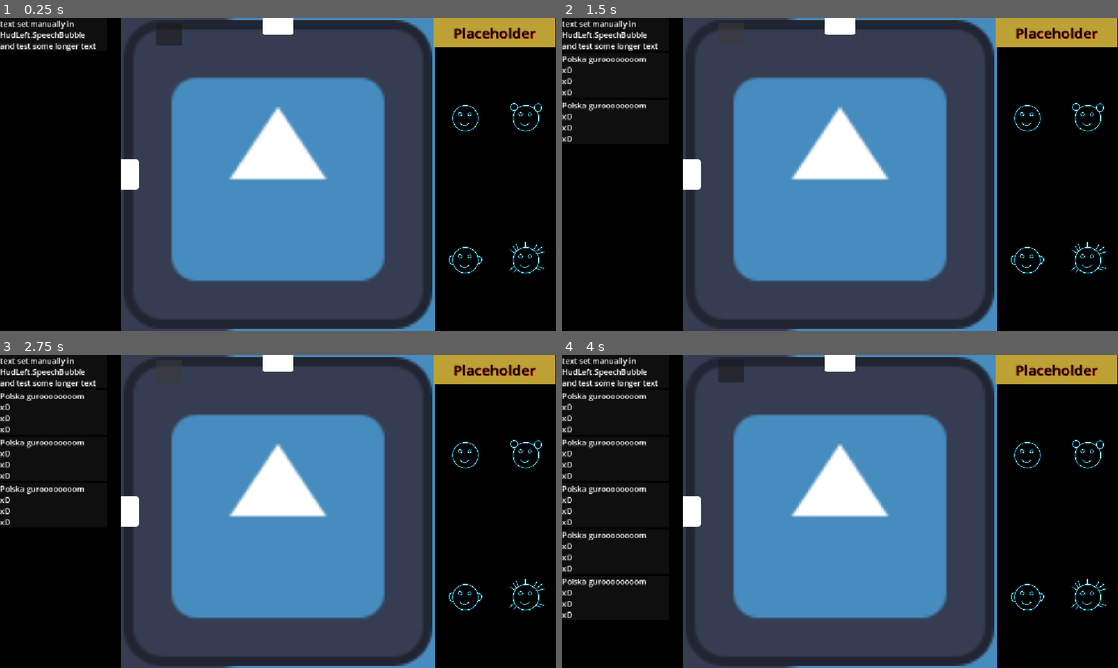
Above: before the commit, frames 1-4 (two rows, left to right).
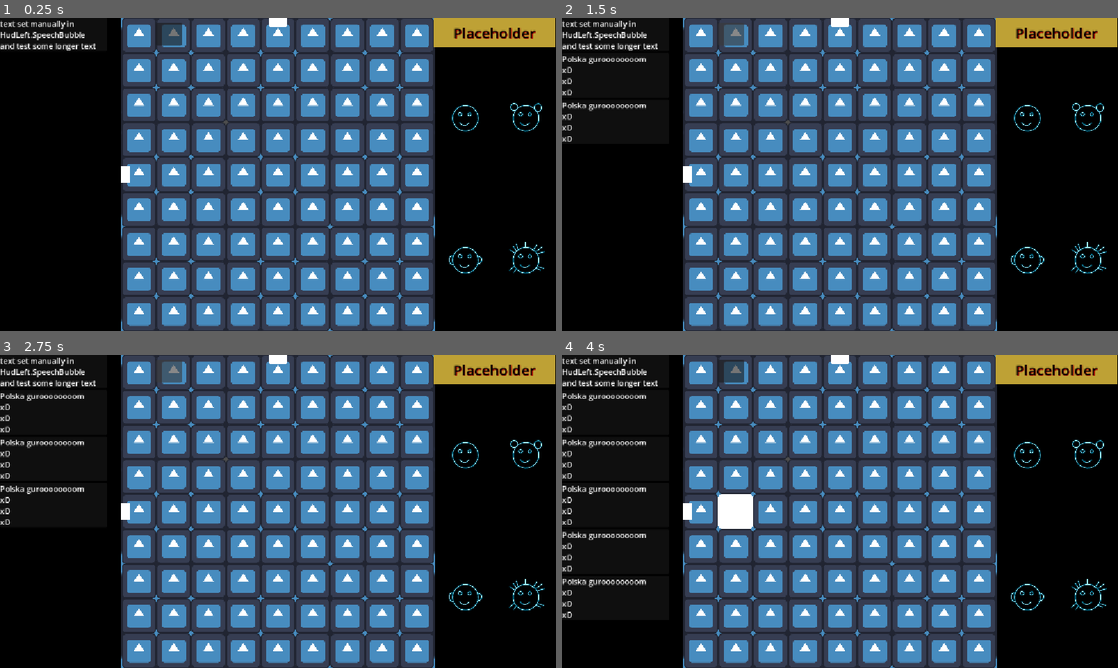
Above: after the commit, the same moments.

Repository: Wallted/ldjam-60
Game: Godot game, scene res://main.tscn
Same seed, same stepped clock (60 frames per second), same inputs: the game is played once before the commit and once after it. The engine's default icon, where the game draws it, is replaced by a stand-in: a white triangle on a blue panel in a dark square.
Inputs (mouse positions are in pixels of both pictures, inside the frame that each line leads up to):
- Up to frame 1 (0.25 s): no input
- Up to frame 2 (1.5 s): click (728, 33) at 0.5 s; click (728, 33) at 1.25 s
- Up to frame 3 (2.75 s): click (166, 370) at 2 s
- Up to frame 4 (4 s): tap Enter at 2.75 s; move the mouse to (962, 495) at 2.77 s; click (962, 495) at 2.92 s; tap Space at 3.5 s; move the mouse to (728, 527) at 3.52 s; click (728, 527) at 3.67 s

The runs differ from the first frame. In frame 1, 37% of the frame differs, in the area x 21-79%, y 0-100%; in frame 2, 37%; in frame 3, 37%; in frame 4, 37%.

Commit message:
feature: add tiles support and improve zooming logic
actually worsen it due to szpageti code

Signed-off-by: Grzegorz Choinski <grzegorzchoinski97@gmail.com>

Diff:
--- a/game/camera_2d.gd
+++ b/game/camera_2d.gd
@@ -9,10 +9,7 @@
 func _process(_delta: float) -> void:
 	pass
 
-func zoom_room(room : GameRoom, instant: bool) -> void:
-	if room.position == position:
-		return
-
+func zoom_room(room : GameRoom) -> Signal:
 	var room_size = room.get_size()
 	var viewport_size = get_viewport_rect().size
 
@@ -22,14 +19,11 @@
 	var zoom_factor = min(zoom_x, zoom_y)
 	var _zoom = Vector2(zoom_factor, zoom_factor)
 
-	if instant:
-		position = room.position
-		zoom = _zoom
+	if tween:
+		tween.kill()
 
-	if not tween or not tween.is_running():
-		if tween:
-			tween.kill()
-		tween = get_tree().create_tween().set_parallel(true)
-		tween.tween_property(self, 'position', room.position, 0.25).set_trans(Tween.TRANS_CUBIC)
-		tween.tween_property(self, 'zoom', _zoom, 0.25).set_trans(Tween.TRANS_CUBIC)
-		tween.parallel()
+	tween = get_tree().create_tween().set_parallel(true)
+	tween.tween_property(self, 'position', room.position, 0.15).set_trans(Tween.TRANS_CUBIC)
+	tween.tween_property(self, 'zoom', _zoom, 0.15).set_trans(Tween.TRANS_CUBIC)
+	tween.parallel()
+	return tween.finished
--- a/game/game.tscn
+++ b/game/game.tscn
@@ -41,17 +41,26 @@
 script = ExtResource("3_7jktm")
 
 [node name="FirstRoom3" parent="." unique_id=1382508797 instance=ExtResource("3_ryrav")]
-position = Vector2(1000, 0)
-size = Vector2(128, 128)
+scale = Vector2(1, 1)
+scale_ratio = 3
+zoom_level = 2
 doors = Array[ExtResource("4_ryrav")]([SubResource("Resource_bvpig")])
 
+[node name="FirstRoom2p5" parent="." unique_id=325990417 instance=ExtResource("3_ryrav")]
+scale_ratio = 2
+parent_offset = Vector2(2, 2)
+zoom_level = 1
+
 [node name="FirstRoom2" parent="." unique_id=707941366 instance=ExtResource("3_ryrav")]
-position = Vector2(200, 0)
-scale = Vector2(5, 5)
-size = Vector2(128, 128)
+scale = Vector2(1, 1)
+scale_ratio = 2
+parent_offset = Vector2(-2, -2)
+zoom_level = 1
 doors = Array[ExtResource("4_ryrav")]([SubResource("Resource_fc0e3")])
 
 [node name="FirstRoom1" parent="." unique_id=733392714 instance=ExtResource("3_ryrav")]
+position = Vector2(-1, 0)
 scale = Vector2(1, 1)
-size = Vector2(128, 128)
+scale_ratio = 1
+parent_offset = Vector2(-1, -1)
 doors = Array[ExtResource("4_ryrav")]([SubResource("Resource_fhkfd"), SubResource("Resource_7jktm")])
--- a/game/game_room.gd
+++ b/game/game_room.gd
@@ -1,26 +1,105 @@
 extends Node2D
 class_name GameRoom
 
-@export
-var size : Vector2
-@export
-var doors: Array[Door]
+signal request_focus
+
 @export
 var mock_is_solved: bool
 
+@export_group("Grid")
+@export
+var grid_size : int = 9
+@export
+var scale_ratio: int
+@export
+var parent_offset: Vector2
+@export
+var zoom_level: int
+@export
+var doors: Array[Door]
+
+@onready var room_area: Area2D = $RoomArea
+
+@onready
+var collision_shape_2d: CollisionShape2D = $RoomArea/CollisionShape2D
+@onready var sprite_2d: Sprite2D = $RoomArea/Sprite2D
+
+var _tile_scene = preload("res://game/tile.tscn")
+var tile_list: Array[Area2D]
+var room_size : Vector2 = Vector2(128.0, 128.0)
+
+@onready var grid: Node2D = $Grid
+
+#func _input(event: InputEvent) -> void:
+	#print(event)
+
 func _ready() -> void:
+	_setup_tiles()
+	_setup_doors()
+	(collision_shape_2d.shape as RectangleShape2D).size = room_size
+	(sprite_2d.texture as PlaceholderTexture2D).size = room_size
+	scale = Vector2.ONE * pow(3.0, scale_ratio)
+
+func _setup_tiles() -> void:
+	for i in grid_size:
+		for j in grid_size:
+			var _tile = _tile_scene.instantiate() as Area2D
+
+			var tile_size = room_size / grid_size
+			var _x = (i * tile_size.x) - room_size.x / 2.0
+			var _y = (j * tile_size.y) - room_size.y / 2.0
+			_tile.position = Vector2(_x, _y) + tile_size / 2.0
+			_tile.scale /= grid_size
+
+			_tile.mouse_entered.connect(_on_tile_mouse_entered.bind(_tile))
+			_tile.mouse_exited.connect(_on_tile_mouse_exited.bind(_tile))
+			_tile.input_pickable = false
+
+			tile_list.append(_tile)
+			grid.add_child(_tile)
+
+			j+=1
+		i+=1
+
+func _setup_doors() -> void:
+	var step = 3.0 # todo: magic number
 	for door in doors:
 		var _door_txt = Sprite2D.new()
+		_door_txt.modulate *= 10.0 # todo: remove
+		_door_txt.texture = load('res://icon.svg') # todo: remove
+		_door_txt.position -= room_size / 2.0
+		_door_txt.position += room_size / step * door.coord + room_size / (step * 2.0)
+		_door_txt.scale /= grid_size * 2.0
+		_door_txt.position += room_size / (step * 2.0) * door.side
 		add_child(_door_txt)
-		_door_txt.modulate *= 10.0
-		_door_txt.texture = load('res://icon.svg')
-		_door_txt.position -= size / 2.0
-		_door_txt.position += size / 3.0 * door.coord + size / 6.0
-		_door_txt.scale /= 10.0
-		_door_txt.position += size / 6.0 * door.side
 
 func is_solved() -> bool:
 	return mock_is_solved
 
 func get_size() -> Vector2:
-	return size * scale
+	return room_size * scale
+
+func set_focus(enabled: bool, _zoom_level) -> void:
+	room_area.input_pickable = _zoom_level == zoom_level
+	for _item in tile_list:
+		var _tile : Area2D = _item
+		_tile.input_pickable = enabled
+
+func _on_tile_mouse_entered(_tile: Area2D) -> void:
+	_tile.modulate *= 10.0 # todo: remove
+
+func _on_tile_mouse_exited(_tile: Area2D) -> void:
+	_tile.modulate /= 10.0 # todo: remove
+
+func _on_room_area_input_event(_viewport: Node, event: InputEvent, _shape_idx: int) -> void:
+	if event is InputEventMouseButton:
+		if event.button_index == MOUSE_BUTTON_LEFT and event.pressed:
+			print('pressed room %s' % name)
+			request_focus.emit()
+
+
+func _on_room_area_mouse_entered() -> void:
+	sprite_2d.material.set("shader_parameter/selected",	true);
+
+func _on_room_area_mouse_exited() -> void:
+	sprite_2d.material.set("shader_parameter/selected",	false);
--- a/game/game_room.tscn
+++ b/game/game_room.tscn
@@ -1,11 +1,34 @@
 [gd_scene format=3 uid="uid://h802i5fumcjv"]
 
 [ext_resource type="Script" uid="uid://d1qk77dax1anj" path="res://game/game_room.gd" id="1_bvpig"]
-[ext_resource type="Texture2D" uid="uid://rcf51jdb0ww7" path="res://icon.svg" id="3_5qhiv"]
+[ext_resource type="Shader" uid="uid://b3bdu0s8km4xv" path="res://game/select.gdshader" id="2_jyb1k"]
+
+[sub_resource type="RectangleShape2D" id="RectangleShape2D_hw3im"]
+
+[sub_resource type="ShaderMaterial" id="ShaderMaterial_hw3im"]
+resource_local_to_scene = true
+shader = ExtResource("2_jyb1k")
+shader_parameter/selected = false
+shader_parameter/rgb = Color(0, 0, 0, 1)
+
+[sub_resource type="PlaceholderTexture2D" id="PlaceholderTexture2D_q1pj5"]
 
 [node name="GameRoom" type="Node2D" unique_id=1382508797]
 scale = Vector2(60, 60)
 script = ExtResource("1_bvpig")
 
-[node name="MockGrid" type="Sprite2D" parent="." unique_id=1642453693]
-texture = ExtResource("3_5qhiv")
+[node name="Grid" type="Node2D" parent="." unique_id=1894364825]
+
+[node name="RoomArea" type="Area2D" parent="." unique_id=1990814139]
+z_index = 1
+
+[node name="CollisionShape2D" type="CollisionShape2D" parent="RoomArea" unique_id=150228654]
+shape = SubResource("RectangleShape2D_hw3im")
+
+[node name="Sprite2D" type="Sprite2D" parent="RoomArea" unique_id=216332683]
+material = SubResource("ShaderMaterial_hw3im")
+texture = SubResource("PlaceholderTexture2D_q1pj5")
+
+[connection signal="input_event" from="RoomArea" to="." method="_on_room_area_input_event"]
+[connection signal="mouse_entered" from="RoomArea" to="." method="_on_room_area_mouse_entered"]
+[connection signal="mouse_exited" from="RoomArea" to="." method="_on_room_area_mouse_exited"]
--- a/game/room_manager.gd
+++ b/game/room_manager.gd
@@ -1,29 +1,70 @@
 extends Node2D
 
-@onready var camera_2d: RoomCamera = $"../Camera2D"
+var zoom_level : int = 0
+var zoom_available: bool
 var room_list : Array[GameRoom]
+var max_zoom : int
 
-var zoom_level : int = 0
+@onready
+var camera_2d: RoomCamera = $"../Camera2D"
 
 func _input(event: InputEvent) -> void:
+	if not zoom_available:
+		return
+
 	if event is InputEventMouseButton:
+		var prev_zoom_level = zoom_level
 		if event.button_index == MOUSE_BUTTON_RIGHT && event.pressed:
-			zoom_level = min(zoom_level + 1, room_list.size() - 1)
-			change_zoom()
-
-		if event.button_index == MOUSE_BUTTON_LEFT && event.pressed:
-			zoom_level = max(zoom_level - 1, 0)
-			change_zoom()
+			zoom_level = min(zoom_level + 1, max_zoom)
+			if zoom_level != prev_zoom_level:
+				for _r in room_list:
+					var _room: GameRoom = _r
+					if _room.zoom_level == zoom_level:
+						zoom_on_room(_room)
 
 func _ready() -> void:
 	for _child in get_parent().get_children():
 		if _child is GameRoom:
-			room_list.append(_child)
+			var _room : GameRoom = _child
+			room_list.append(_room)
+			_room.request_focus.connect(_on_zoom_request.bind(_room))
+			if _room.zoom_level > max_zoom:
+				max_zoom = _room.zoom_level
+
+	var dict : Dictionary[int, Array]
+	for room in room_list:
+		await room.ready
+		if room.zoom_level not in dict.keys():
+			dict.set(room.zoom_level, [])
+		dict[room.zoom_level].append(room)
+
+	var prev_tile_size: Vector2 = Vector2.ZERO
+	var prev_position: Vector2 = Vector2.ZERO
+	for key in dict.keys():
+		print(key)
+		var r_l = dict[key]
+		for room in r_l:
+			room.position = prev_position
+			room.position += room.parent_offset * prev_tile_size
+
+		prev_tile_size = r_l[0].room_size / r_l[0].grid_size * r_l[0].scale
+		prev_position = r_l[0].position
+
 	room_list.reverse()
-	camera_2d.zoom_room(room_list[0], true)
+	zoom_on_room(room_list[0])
 
-func _process(_delta: float) -> void:
-	pass
+func zoom_on_room(target_room: GameRoom):
+	zoom_level = target_room.zoom_level
+	for room in room_list:
+		room.set_focus(false, zoom_level - 1)
+	target_room.set_focus(true, -1)
+	camera_2d.zoom_room(target_room).connect(_on_zoom_finished)
+	zoom_available = false
 
-func change_zoom():
-	camera_2d.zoom_room(room_list[zoom_level], false)
+func _on_zoom_request(room: GameRoom) -> void:
+	if not zoom_available:
+		return
+	zoom_on_room(room)
+
+func _on_zoom_finished() -> void:
+	zoom_available = true
--- /dev/null
+++ b/game/select.gdshader
@@ -0,0 +1,16 @@
+shader_type canvas_item;
+uniform bool selected;
+uniform vec3 rgb : source_color;
+void vertex() {
+	// Called for every vertex the material is visible on.
+}
+
+void fragment() {
+	// Called for every pixel the material is visible on.
+	COLOR = vec4(rgb, float(selected) * 0.5);
+}
+
+//void light() {
+//	// Called for every pixel for every light affecting the CanvasItem.
+//	// Uncomment to replace the default light processing function with this one.
+//}
--- /dev/null
+++ b/game/tile.tscn
@@ -0,0 +1,14 @@
+[gd_scene format=3 uid="uid://dugjn7eemunam"]
+
+[ext_resource type="Texture2D" uid="uid://rcf51jdb0ww7" path="res://icon.svg" id="1_ddu76"]
+
+[sub_resource type="RectangleShape2D" id="RectangleShape2D_jyb1k"]
+size = Vector2(128, 128)
+
+[node name="Tile" type="Area2D" unique_id=1712489732]
+
+[node name="CollisionShape2D" type="CollisionShape2D" parent="." unique_id=667413929]
+shape = SubResource("RectangleShape2D_jyb1k")
+
+[node name="TileSprite" type="Sprite2D" parent="." unique_id=1489123842]
+texture = ExtResource("1_ddu76")
--- a/main.tscn
+++ b/main.tscn
@@ -16,12 +16,15 @@
 anchors_preset = 0
 offset_right = 1152.0
 offset_bottom = 648.0
+mouse_filter = 1
 script = ExtResource("3_lquwl")
 
 [node name="HUDLeft" parent="CanvasLayer/HUD" unique_id=488148864 instance=ExtResource("4_7mycd")]
 layout_mode = 0
 offset_right = 557.0
 offset_bottom = 650.0
+mouse_filter = 1
 
 [node name="HUDRight" parent="CanvasLayer/HUD" unique_id=1327092940 instance=ExtResource("5_272bh")]
 layout_mode = 1
+mouse_filter = 1
Not shown, added: game/select.gdshader.uid
